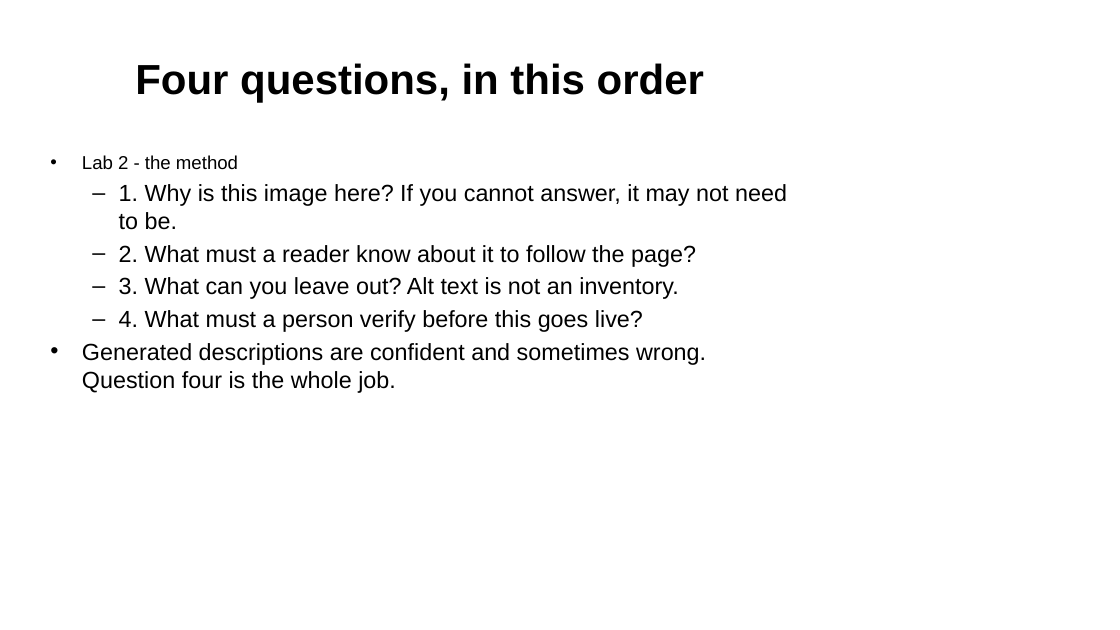
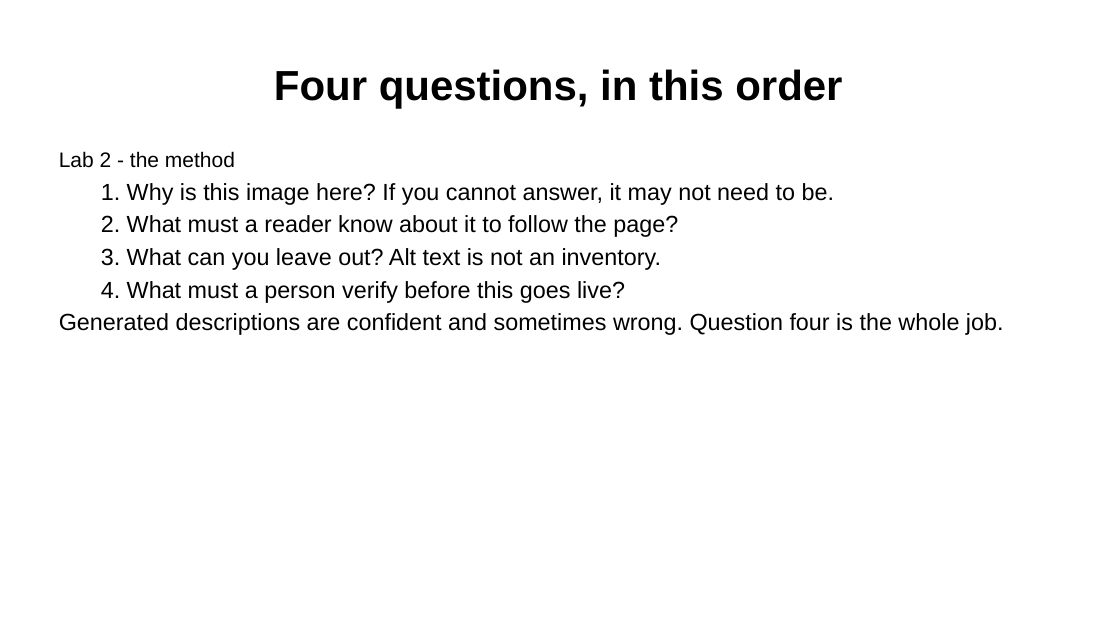
Before and after one commit to Community-Access/glow, a slide deck: slide 20 of docs/ahg-2026/slides.pptx. Drawn at 1120x630 pixels with LibreOffice and Linux fonts; fonts in the diff are those of the drawing. Boxes give left, top, right and bottom in pixels: in the first picture for what was removed or moved away, otherwise in the second. Text is boxed around its words. In the diff, an @@ line names an element or a change of style, - is before the commit and + after.

```diff
--- a/docs/ahg-2026/slides.pptx
+++ b/docs/ahg-2026/slides.pptx
@@ title "Four questions, in this order": place and size @@
-title "Four questions, in this order" at box(135, 63, 704, 103)
+title "Four questions, in this order" at box(274, 69, 842, 109)
@@ text "Lab 2 - the method": place and size @@
-text "Lab 2 - the method" at box(82, 155, 787, 393)
+text "Lab 2 - the method" at box(59, 151, 1004, 335)
@@ text "Lab 2 - the method" at box(59, 151, 1004, 335): size 16 to 18 pt in "Lab 2 - the method"; bullet • to none; bullet – to none @@
```
Also in this commit, not shown: 28 other slides changed, 1 slide added, 1 slide removed, 20 other files.
